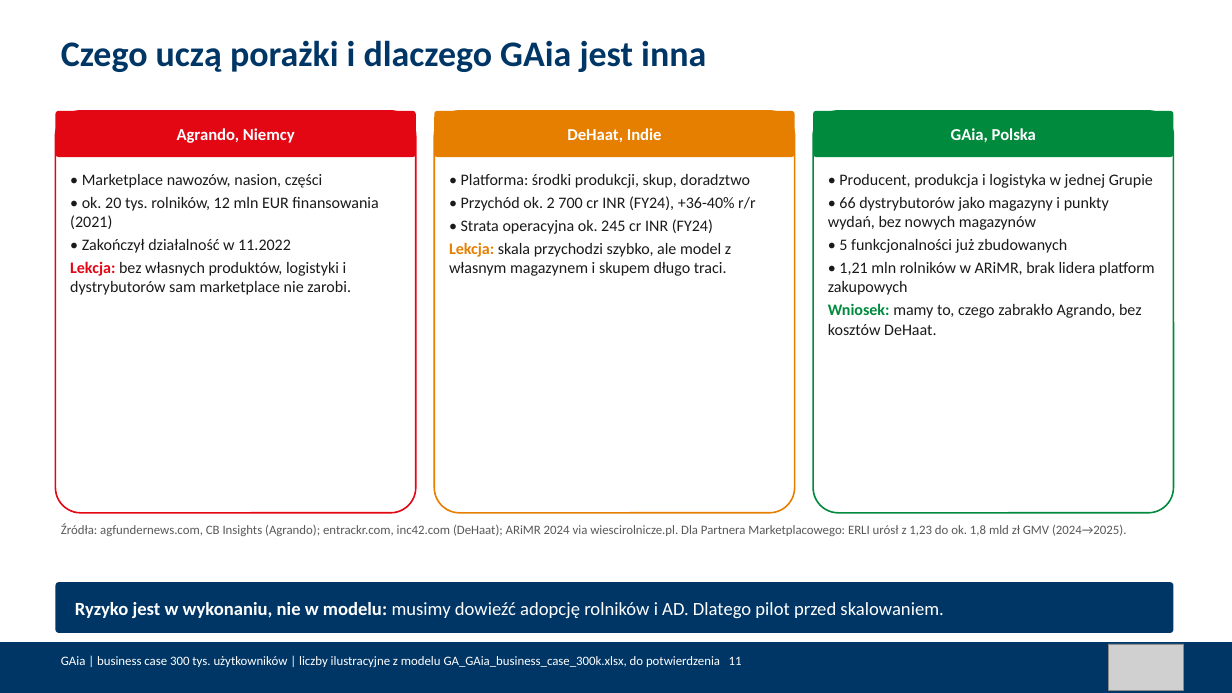
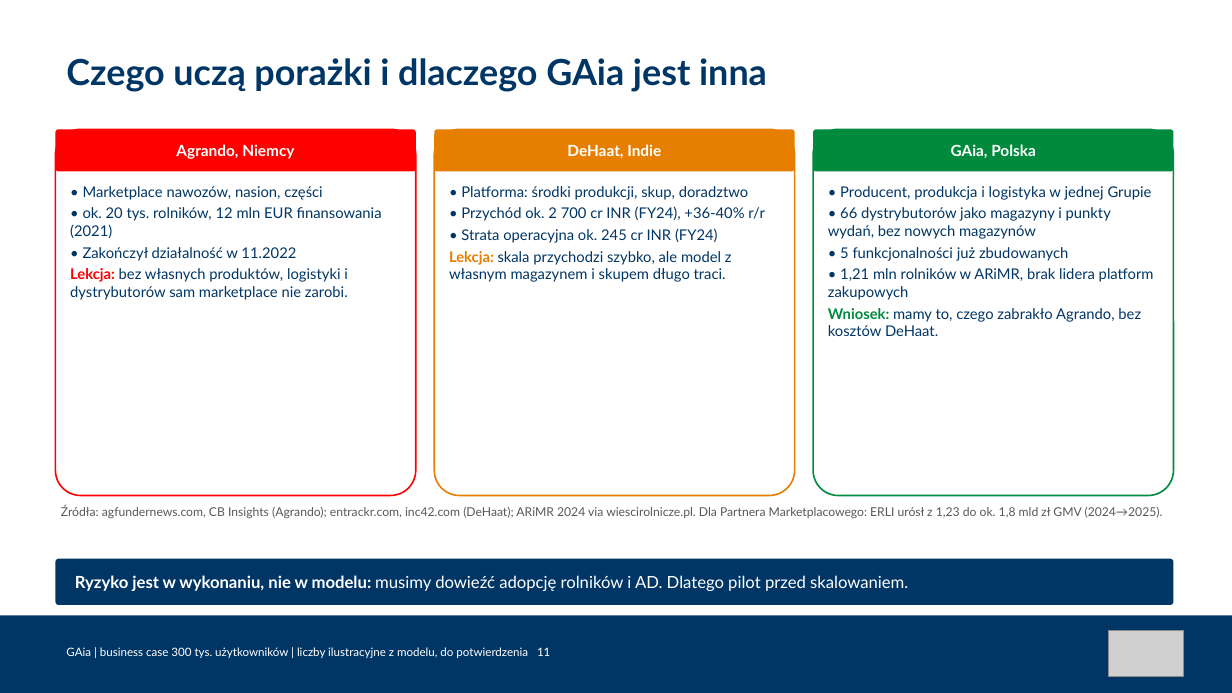
Before and after one commit to Angelika-pruchniak/gaia, a slide deck: slide 11 of GA_GAia_business_case_300k.pptx. Drawn at 1232x693 pixels with LibreOffice and Linux fonts; fonts in the diff are those of the drawing; grey boxes stand for pictures. Boxes give left, top, right and bottom in pixels: in the first picture for what was removed or moved away, otherwise in the second. Text is boxed around its words. In the diff, an @@ line names an element or a change of style, - is before the commit and + after.

```diff
--- a/GA_GAia_business_case_300k.pptx
+++ b/GA_GAia_business_case_300k.pptx
@@ text "Czego uczą porażki i dlaczego ...": place and size @@
-text "Czego uczą porażki i dlaczego ..." at (61, 40, 706, 72)
+text "Czego uczą porażki i dlaczego ..." at (66, 58, 767, 92)
@@ text "Czego uczą porażki i dlaczego ..." at (66, 58, 767, 92): font Calibri to Lato; vertical alignment top to middle @@
@@ 3 texts, 3 rounded rectangles: place and size @@
-3 texts, 3 rounded rectangles at (55, 111, 1174, 157)
+3 texts, 3 rounded rectangles at (55, 129, 1174, 172)
@@ rounded rectangle: place and size @@
-rounded rectangle at (55, 111, 416, 513)
+rounded rectangle at (55, 129, 416, 495)
@@ rounded rectangle at (55, 129, 416, 495): outline #E30613 1.25 pt to #FF0000 1.25 pt @@
@@ rounded rectangle at (55, 129, 416, 172): fill #E30613 to #FF0000 @@
@@ rounded rectangle: place and size @@
-rounded rectangle at (434, 111, 795, 513)
+rounded rectangle at (434, 129, 795, 495)
@@ size 13 to 12 pt, font Calibri to Lato in 3 elements at (176, 144, 294, 159), (567, 144, 661, 158), (951, 144, 1036, 158) @@
@@ rounded rectangle: place and size @@
-rounded rectangle at (813, 111, 1174, 513)
+rounded rectangle at (813, 129, 1174, 495)
@@ text "• Marketplace nawozów, nasion, części": place and size @@
-text "• Marketplace nawozów, nasion, części" at (70, 174, 378, 295)
+text "• Marketplace nawozów, nasion, części" at (70, 186, 382, 300)
@@ text "• Marketplace nawozów, nasion, części" at (70, 186, 382, 300): size 12.5 to 11.5 pt, font Calibri to Lato, text colour #1A1A1A to #003665; text colour #E30613 to #FF0000 in "Lekcja:" @@
@@ text "• Platforma: środki produkcji, skup, ...": place and size @@
-text "• Platforma: środki produkcji, skup, ..." at (449, 174, 755, 276)
+text "• Platforma: środki produkcji, skup, ..." at (449, 186, 764, 282)
@@ text "• Platforma: środki produkcji, skup, ..." at (449, 186, 764, 282): size 12.5 to 11.5 pt, font Calibri to Lato, text colour #1A1A1A to #003665 @@
@@ text "• Producent, produkcja i logistyka ..." at (828, 186, 1154, 336): size 12.5 to 11.5 pt, font Calibri to Lato, text colour #1A1A1A to #003665 @@
@@ text "• Producent, produkcja i logistyka ...": place and size @@
-text "• Producent, produkcja i logistyka ..." at (828, 174, 1155, 335)
+text "• Producent, produkcja i logistyka ..." at (828, 186, 1154, 336)
@@ text "Źródła: agfundernews.com, CB Insights (Agrando); ...": place and size @@
-text "Źródła: agfundernews.com, CB Insights (Agrando); ..." at (61, 524, 1126, 536)
+text "Źródła: agfundernews.com, CB Insights (Agrando); ..." at (61, 505, 1163, 518)
@@ text "Źródła: agfundernews.com, CB Insights (Agrando); ..." at (61, 505, 1163, 518): size 10 to 9.5 pt, font Calibri to Lato @@
@@ rounded rectangle: place and size @@
-rounded rectangle at (55, 582, 1174, 633)
+rounded rectangle at (55, 559, 1174, 605)
@@ text "Ryzyko jest w wykonaniu, nie ...": place and size @@
-text "Ryzyko jest w wykonaniu, nie ..." at (75, 602, 943, 618)
+text "Ryzyko jest w wykonaniu, nie ..." at (75, 575, 908, 591)
@@ text "Ryzyko jest w wykonaniu, nie ..." at (75, 575, 908, 591): size 14.5 to 13 pt, font Calibri to Lato @@
@@ rectangle: place and size @@
-rectangle at (0, 642, 1232, 693)
+rectangle at (0, 616, 1232, 693)
@@ text at (66, 647, 550, 658): text changed; size 10 to 9 pt; font Calibri to Lato @@
-GAia | business case 300 tys. użytkowników | liczby ilustracyjne z modelu GA_GAia_business_case_300k.xlsx, do potwierdzenia 11
+GAia | business case 300 tys. użytkowników | liczby ilustracyjne z modelu, do potwierdzenia 11
@@ picture: place and size @@
-picture at (1109, 644, 1184, 690)
+picture at (1109, 630, 1184, 677)
```
Also in this commit, not shown: 11 other slides changed, 6 other files.
